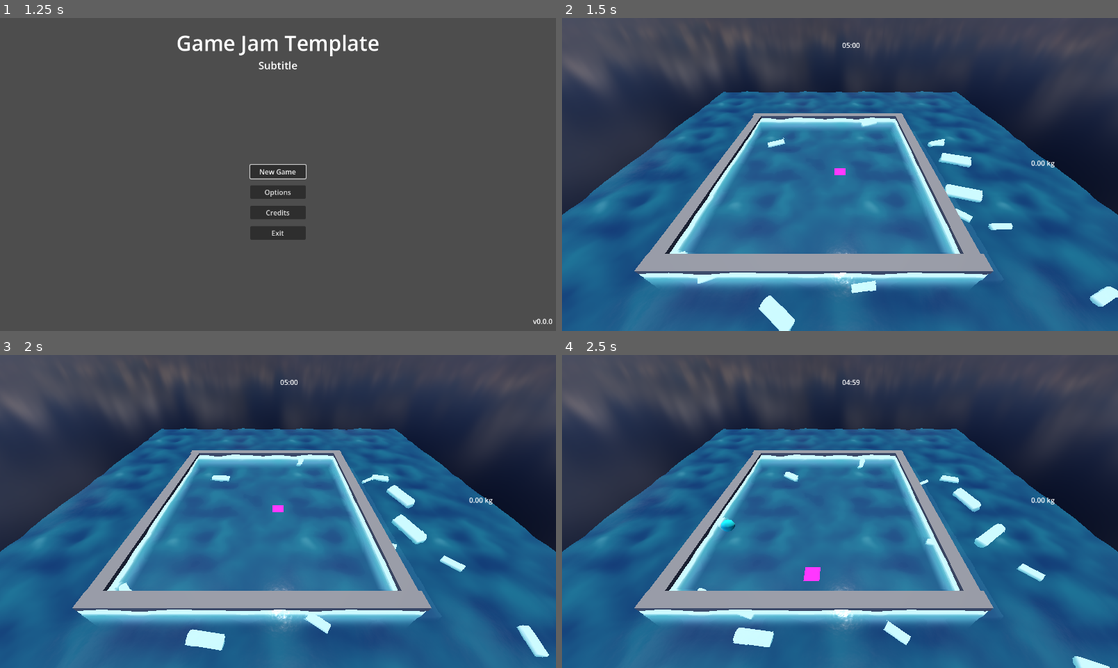
Above: before the commit, frames 1-4 (two rows, left to right).
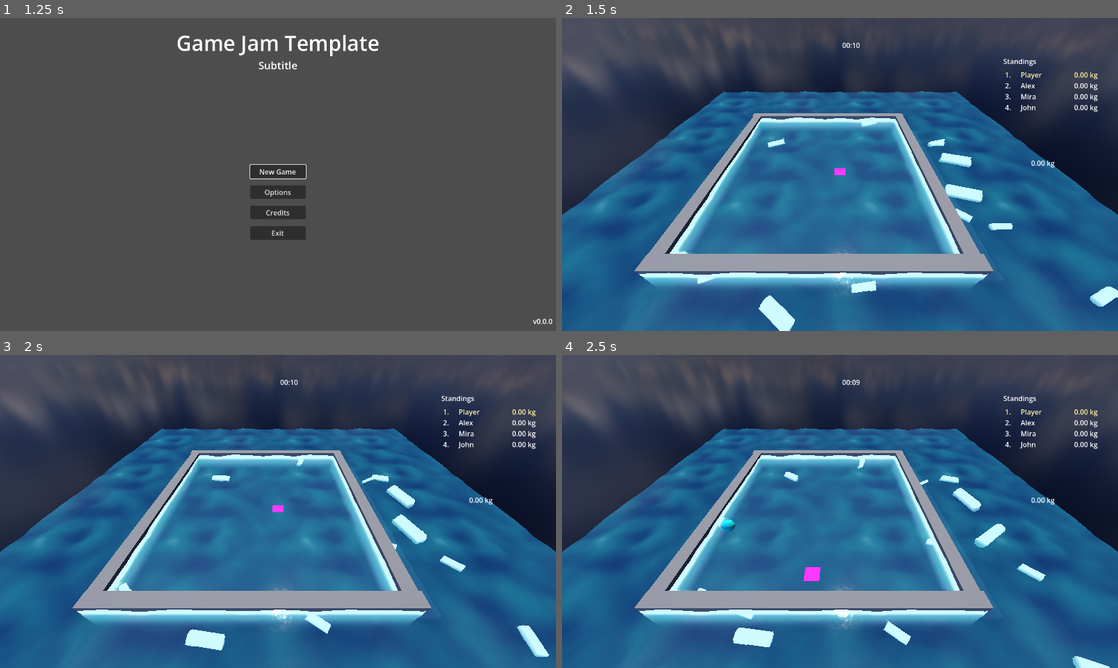
Above: after the commit, the same moments.

Repository: GoodGuyNoone/Juniper-Dev-Game-Jam
Game: Godot game, scene res://scenes/opening/splash.tscn
The game is run twice, just before and just after one commit, with the same random seed, the same clock (stepped at 60 frames per second) and the same inputs.
Inputs (mouse positions are in pixels of both pictures, inside the frame that each line leads up to):
- Up to frame 1 (1.25 s): tap Enter (ui_accept) at 0.5, 0.77 s; move the mouse to (400, 158) at 0.52 s; hold Right (ui_right) from 0.53 s (still down); click (400, 158) at 0.67 s
- Up to frame 2 (1.5 s): release Right (ui_right) at 1.25 s; click "New Game" at 1.25 s
- Up to frame 3 (2 s): no input
- Up to frame 4 (2.5 s): drag from (728, 527) to (812, 574) at 2.02 s

Frame 1 is identical in both runs. In frame 2, 0.4% of the frame differs, in the area x 51-97%, y 7-30%; in frame 3, 0.4%; in frame 4, 0.4%.

Commit message:
- added results

Diff:
--- a/scenes/game_scene/game.tscn
+++ b/scenes/game_scene/game.tscn
@@ -10,9 +10,12 @@
 [ext_resource type="PackedScene" uid="uid://qrhryg6uihmx" path="res://scenes/gameplay/world/buoy.tscn" id="7_wedpv"]
 [ext_resource type="Script" uid="uid://ypig5c3ypcht" path="res://scripts/gameplay/controllers/fish_coordinator.gd" id="8_oxnsv"]
 [ext_resource type="Script" uid="uid://duo2mgjedbqhj" path="res://scripts/gameplay/controllers/game_controller.gd" id="10_lnrhe"]
+[ext_resource type="Script" uid="uid://bysxy7nm52wfl" path="res://scripts/gameplay/controllers/score_board_controller.gd" id="11_lo7qv"]
 [ext_resource type="PackedScene" uid="uid://fh7dur8nac6g" path="res://scenes/gameplay/MiniGames/timing_bar_mini_game.tscn" id="11_tr8b4"]
 [ext_resource type="PackedScene" uid="uid://bejdvgm08cn36" path="res://scenes/gameplay/MiniGames/reel_spin_mini_game.tscn" id="12_vvut4"]
 [ext_resource type="PackedScene" uid="uid://c6q8tabh5rtg5" path="res://scenes/gameplay/UI/game_hud.tscn" id="13_vvut4"]
+[ext_resource type="PackedScene" uid="uid://c0pjhfjdsy3l1" path="res://scenes/gameplay/UI/score_board_panel.tscn" id="15_xpges"]
+[ext_resource type="PackedScene" path="res://scenes/gameplay/UI/results_panel.tscn" id="16_7s0c3"]
 
 [sub_resource type="PanoramaSkyMaterial" id="PanoramaSkyMaterial_7ulqd"]
 panorama = ExtResource("3_700et")
@@ -74,6 +77,11 @@
 fish_coordinator = NodePath("../FishCoordinator")
 timing_bar_mini_game = NodePath("../../MiniGames/TimingBarMiniGame")
 reel_spin_mini_game = NodePath("../../MiniGames/ReelSpinMiniGame")
+match_duration = 10.0
+
+[node name="ScoreBoardController" type="Node" parent="Controllers" unique_id=829880478 node_paths=PackedStringArray("game_controller")]
+script = ExtResource("11_lo7qv")
+game_controller = NodePath("../GameController")
 
 [node name="MiniGames" type="Node" parent="." unique_id=2085452047]
 
@@ -93,3 +101,14 @@
 
 [node name="GameHUD" parent="CanvasLayer" unique_id=242013989 node_paths=PackedStringArray("game_controller") instance=ExtResource("13_vvut4")]
 game_controller = NodePath("../../Controllers/GameController")
+
+[node name="ScoreBoardPanel" parent="CanvasLayer/GameHUD" unique_id=1045653095 node_paths=PackedStringArray("score_board_controller") instance=ExtResource("15_xpges")]
+layout_mode = 0
+offset_left = 1016.0
+offset_top = 88.0
+offset_right = 1236.0
+offset_bottom = 218.0
+score_board_controller = NodePath("../../../Controllers/ScoreBoardController")
+
+[node name="ResultsPanel" parent="CanvasLayer" unique_id=1610281501 node_paths=PackedStringArray("score_board_controller") instance=ExtResource("16_7s0c3")]
+score_board_controller = NodePath("../../Controllers/ScoreBoardController")
--- /dev/null
+++ b/scenes/gameplay/UI/results_panel.tscn
@@ -0,0 +1,53 @@
+[gd_scene format=3 uid="uid://chx64jwxnkslh"]
+
+[ext_resource type="Script" path="res://scripts/gameplay/UI/results_panel.gd" id="1_ewe65"]
+[ext_resource type="PackedScene" path="res://scenes/gameplay/UI/score_board_row.tscn" id="2_08uu8"]
+
+[node name="ResultsPanel" type="PanelContainer"]
+visible = false
+anchors_preset = 15
+anchor_right = 1.0
+anchor_bottom = 1.0
+grow_horizontal = 2
+grow_vertical = 2
+mouse_filter = 0
+script = ExtResource("1_ewe65")
+row_scene = ExtResource("2_08uu8")
+
+[node name="MarginContainer" type="MarginContainer" parent="."]
+layout_mode = 2
+theme_override_constants/margin_left = 420
+theme_override_constants/margin_top = 120
+theme_override_constants/margin_right = 420
+theme_override_constants/margin_bottom = 120
+
+[node name="Content" type="VBoxContainer" parent="MarginContainer"]
+layout_mode = 2
+theme_override_constants/separation = 16
+
+[node name="TitleLabel" type="Label" parent="MarginContainer/Content"]
+layout_mode = 2
+text = "Tournament Finished"
+horizontal_alignment = 1
+
+[node name="RowsContainer" type="VBoxContainer" parent="MarginContainer/Content"]
+unique_name_in_owner = true
+layout_mode = 2
+theme_override_constants/separation = 4
+
+[node name="ButtonsContainer" type="HBoxContainer" parent="MarginContainer/Content"]
+layout_mode = 2
+alignment = 1
+theme_override_constants/separation = 12
+
+[node name="RestartButton" type="Button" parent="MarginContainer/Content/ButtonsContainer"]
+unique_name_in_owner = true
+custom_minimum_size = Vector2(120, 36)
+layout_mode = 2
+text = "Restart"
+
+[node name="MenuButton" type="Button" parent="MarginContainer/Content/ButtonsContainer"]
+unique_name_in_owner = true
+custom_minimum_size = Vector2(120, 36)
+layout_mode = 2
+text = "Menu"
--- /dev/null
+++ b/scenes/gameplay/UI/score_board_panel.tscn
@@ -0,0 +1,31 @@
+[gd_scene format=3 uid="uid://c0pjhfjdsy3l1"]
+
+[ext_resource type="Script" uid="uid://b2xdrttnskdy0" path="res://scripts/gameplay/UI/score_board_panel.gd" id="1_sks3i"]
+[ext_resource type="PackedScene" uid="uid://cv0mp4xm35rdf" path="res://scenes/gameplay/UI/score_board_row.tscn" id="2_sq0kx"]
+
+[node name="ScoreBoardPanel" type="VBoxContainer" unique_id=412350379]
+custom_minimum_size = Vector2(220, 0)
+offset_right = 220.0
+offset_bottom = 130.0
+mouse_filter = 2
+theme_override_constants/separation = 6
+script = ExtResource("1_sks3i")
+row_scene = ExtResource("2_sq0kx")
+
+[node name="TitleLabel" type="Label" parent="." unique_id=553100921]
+layout_mode = 2
+text = "Standings"
+
+[node name="MarginContainer" type="MarginContainer" parent="." unique_id=1929075946]
+layout_mode = 2
+mouse_filter = 2
+theme_override_constants/margin_left = 4
+theme_override_constants/margin_top = 2
+theme_override_constants/margin_right = 4
+theme_override_constants/margin_bottom = 2
+
+[node name="RowsContainer" type="VBoxContainer" parent="MarginContainer" unique_id=997580423]
+unique_name_in_owner = true
+layout_mode = 2
+mouse_filter = 2
+theme_override_constants/separation = 2
--- /dev/null
+++ b/scenes/gameplay/UI/score_board_row.tscn
@@ -0,0 +1,28 @@
+[gd_scene format=3 uid="uid://cv0mp4xm35rdf"]
+
+[ext_resource type="Script" path="res://scripts/gameplay/UI/score_board_row.gd" id="1_eceso"]
+
+[node name="ScoreBoardRow" type="HBoxContainer"]
+custom_minimum_size = Vector2(210, 22)
+mouse_filter = 2
+theme_override_constants/separation = 8
+script = ExtResource("1_eceso")
+
+[node name="RankLabel" type="Label" parent="."]
+custom_minimum_size = Vector2(28, 0)
+layout_mode = 2
+mouse_filter = 2
+text = "1."
+
+[node name="NameLabel" type="Label" parent="."]
+custom_minimum_size = Vector2(100, 0)
+layout_mode = 2
+mouse_filter = 2
+text = "Player"
+
+[node name="ScoreLabel" type="Label" parent="."]
+custom_minimum_size = Vector2(70, 0)
+layout_mode = 2
+mouse_filter = 2
+text = "0.00 kg"
+horizontal_alignment = 2
--- /dev/null
+++ b/scripts/gameplay/UI/results_panel.gd
@@ -0,0 +1,61 @@
+class_name ResultsPanel
+extends PanelContainer
+
+@export var score_board_controller: ScoreBoardController
+@export var row_scene: PackedScene
+
+@onready var rows_container: VBoxContainer = %RowsContainer
+@onready var restart_button: Button = %RestartButton
+@onready var menu_button: Button = %MenuButton
+
+
+func _ready() -> void:
+	hide()
+
+	restart_button.pressed.connect(_on_restart_pressed)
+	menu_button.pressed.connect(_on_menu_pressed)
+
+	if score_board_controller == null:
+		push_warning("ResultsPanel has no ScoreBoardController assigned.")
+		return
+	if row_scene == null:
+		push_warning("ResultsPanel has no row scene assigned.")
+		return
+
+	score_board_controller.final_standings_ready.connect(_show_results)
+
+
+func _show_results(standings: Array[Dictionary]) -> void:
+	_clear_rows()
+
+	for i in range(standings.size()):
+		var entry := standings[i]
+		var row := row_scene.instantiate() as ScoreBoardRow
+
+		if row == null:
+			push_warning("Results row scene root must use ScoreBoardRow script.")
+			return
+
+		rows_container.add_child(row)
+		row.set_score_row(
+			i + 1,
+			String(entry["name"]),
+			float(entry["score"]),
+			bool(entry["is_player"])
+		)
+
+	show()
+	restart_button.grab_focus()
+
+
+func _clear_rows() -> void:
+	for child in rows_container.get_children():
+		child.queue_free()
+
+
+func _on_restart_pressed() -> void:
+	get_tree().reload_current_scene()
+
+
+func _on_menu_pressed() -> void:
+	SceneLoader.load_scene(AppConfig.main_menu_scene_path)
--- /dev/null
+++ b/scripts/gameplay/UI/score_board_panel.gd
@@ -0,0 +1,29 @@
+class_name ScoreBoardPanel
+extends VBoxContainer
+
+@export var score_board_controller: ScoreBoardController
+@export var row_scene: PackedScene
+
+@onready var rows_container: VBoxContainer = %RowsContainer
+
+
+func _ready() -> void:
+	score_board_controller.standings_changed.connect(_refresh)
+	_refresh(score_board_controller.get_standings())
+
+
+func _refresh(standings: Array[Dictionary]) -> void:
+	for child in rows_container.get_children():
+		child.queue_free()
+
+	for i in range(standings.size()):
+		var entry := standings[i]
+		var row := row_scene.instantiate() as ScoreBoardRow
+
+		rows_container.add_child(row)
+		row.set_score_row(
+			i + 1,
+			String(entry["name"]),
+			float(entry["score"]),
+			bool(entry["is_player"])
+		)
--- /dev/null
+++ b/scripts/gameplay/UI/score_board_row.gd
@@ -0,0 +1,17 @@
+class_name ScoreBoardRow
+extends HBoxContainer
+
+@onready var rank_label: Label = $RankLabel
+@onready var name_label: Label = $NameLabel
+@onready var score_label: Label = $ScoreLabel
+
+
+func set_score_row(rank: int, competitor_name: String, score: float, is_player: bool) -> void:
+	rank_label.text = "%d." % rank
+	name_label.text = competitor_name
+	score_label.text = "%.2f kg" % score
+
+	if is_player:
+		modulate = Color(1.0, 0.95, 0.65)
+	else:
+		modulate = Color.WHITE
--- /dev/null
+++ b/scripts/gameplay/controllers/score_board_controller.gd
@@ -0,0 +1,87 @@
+class_name ScoreBoardController
+extends Node
+
+signal standings_changed(standings: Array[Dictionary])
+signal final_standings_ready(standings: Array[Dictionary])
+
+@export var game_controller: GameController
+@export var bot_names: PackedStringArray = ["Alex", "Mira", "John"]
+@export var bot_score_min: float = 0.2
+@export var bot_score_max: float = 2.5
+@export var bot_score_interval: float = 8.0
+
+var standings: Array[Dictionary] = []
+var rng := RandomNumberGenerator.new()
+var bot_timer := Timer.new()
+
+
+func _ready() -> void:
+	rng.randomize()
+
+	add_child(bot_timer)
+	bot_timer.wait_time = bot_score_interval
+	bot_timer.timeout.connect(_add_random_bot_score)
+	_create_standings()
+
+	if game_controller != null:
+		game_controller.score_changed.connect(_on_player_score_changed)
+		game_controller.match_finished.connect(_on_match_finished)
+
+	bot_timer.start()
+	_emit_sorted_standings()
+
+
+func _create_standings() -> void:
+	standings.clear()
+
+	standings.append({
+		"name": "Player",
+		"score": 0.0,
+		"is_player": true
+	})
+
+	for bot_name in bot_names:
+		standings.append({
+			"name": bot_name,
+			"score": 0.0,
+			"is_player": false
+		})
+
+
+func _on_player_score_changed(score: float) -> void:
+	standings[0]["score"] = score
+	_emit_sorted_standings()
+
+
+func _emit_sorted_standings() -> void:
+	standings_changed.emit(_get_sorted_standings())
+
+
+func get_standings() -> Array[Dictionary]:
+	return _get_sorted_standings()
+
+
+func _get_sorted_standings() -> Array[Dictionary]:
+	var sorted := standings.duplicate(true)
+	sorted.sort_custom(func(a, b): return a["score"] > b["score"])
+	return sorted
+
+
+func _add_random_bot_score() -> void:
+	if game_controller != null and not game_controller.is_match_running:
+		return
+	if standings.size() <= 1:
+		return
+
+	var bot_index := rng.randi_range(1, standings.size() - 1)
+	var added_score := rng.randf_range(bot_score_min, bot_score_max)
+
+	standings[bot_index]["score"] += added_score
+	_emit_sorted_standings()
+
+
+func _on_match_finished() -> void:
+	bot_timer.stop()
+
+	var sorted := _get_sorted_standings()
+	final_standings_ready.emit(sorted)
Not shown, added: scripts/gameplay/UI/results_panel.gd.uid
Not shown, added: scripts/gameplay/UI/score_board_panel.gd.uid
Not shown, added: scripts/gameplay/UI/score_board_row.gd.uid
Not shown, added: scripts/gameplay/controllers/score_board_controller.gd.uid
